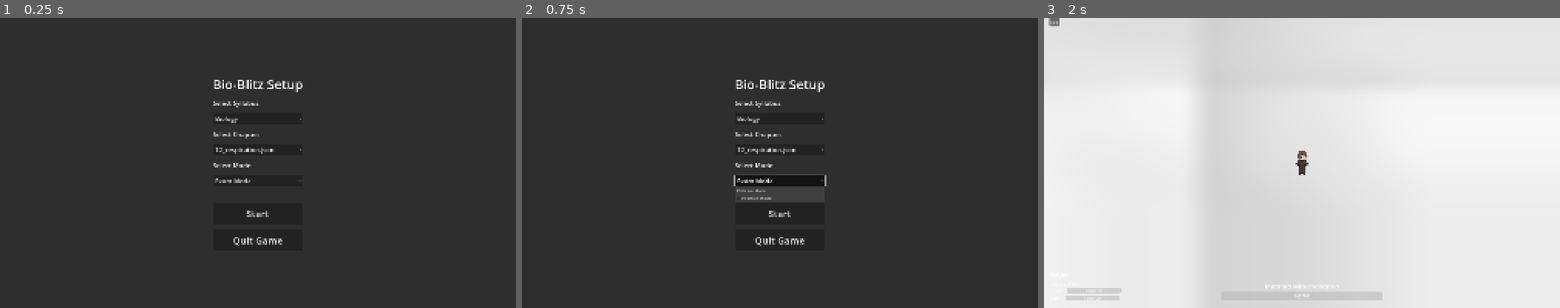
Above: before the commit, frames 1-3 (left to right).
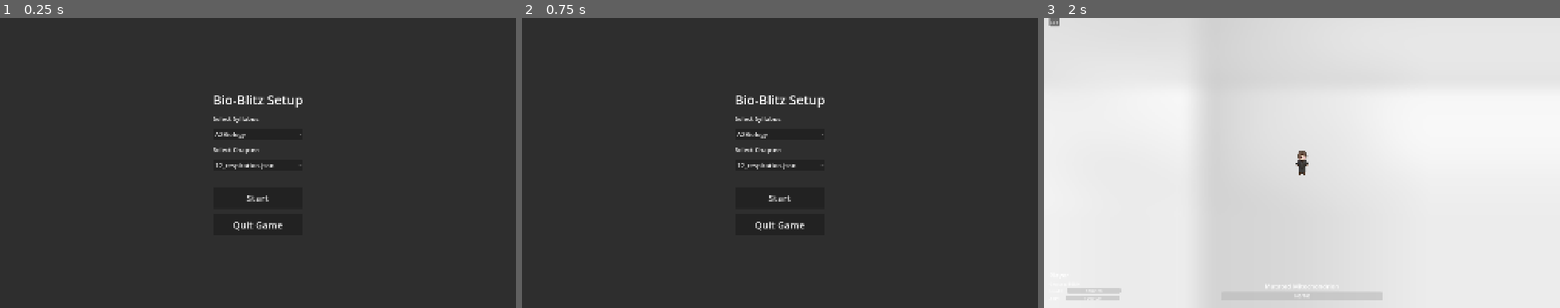
Above: after the commit, the same moments.

Repository: liup215/UnchartedLife
Game: Godot game, scene res://features/bio_blitz/bio_blitz_selection.tscn
Same seed, same stepped clock (60 frames per second), same inputs: the game is played once before the commit and once after it. Sound files missing from this copy of the repository are replaced by a short silence.
Inputs (mouse positions are in pixels of both pictures, inside the frame that each line leads up to):
- Up to frame 1 (0.25 s): no input
- Up to frame 2 (0.75 s): click (780, 180) at 0.5 s, where only the run before the commit has a clickable "Exam Mode"
- Up to frame 3 (2 s): click "Start" at 1.25 s

The runs differ from the first frame. In frame 1, 1.5% of the frame differs, in the area x 41-59%, y 21-79%; in frame 2, 2.8%; in frame 3, nothing differs.

Commit message:
Refactor Bio Blitz selection and battle scenes
- Updated `bio_blitz_battle.tscn` to set process mode for VictoryPanel and ExitButton.
- Changed chapter paths in `bio_blitz_selection.gd` to reflect new syllabus structure.
- Removed mode selection UI elements from `bio_blitz_selection.tscn`.
- Added new question bank for A2 Biology on respiration with extensive question set.

Diff:
--- a/features/bio_blitz/bio_blitz_battle.tscn
+++ b/features/bio_blitz/bio_blitz_battle.tscn
@@ -70,6 +70,7 @@
 size_flags_vertical = 3
 
 [node name="VictoryPanel" type="PanelContainer" parent="QuizHUD"]
+process_mode = 3
 visible = false
 anchors_preset = 8
 anchor_left = 0.5
@@ -107,5 +108,6 @@
 text = "Exit"
 
 [node name="ExitButton" type="Button" parent="QuizHUD"]
+process_mode = 3
 offset_left = 20.0
 text = "Exit"
--- a/features/bio_blitz/bio_blitz_selection.gd
+++ b/features/bio_blitz/bio_blitz_selection.gd
@@ -15,8 +15,8 @@
 # Boss Data Mapping
 # Map "Syllabus/Chapter.json" to BossData resources
 var chapter_boss_map: Dictionary = {
-	"Biology/cell_structure.json": preload("res://data/questions/bio_blitz_demo/boss_demo.tres"),
-	"Biology/12_respiration.json": preload("res://data/questions/bio_blitz_demo/boss_respiration.tres"),
+	"A2Biology/cell_structure.json": preload("res://data/questions/bio_blitz_demo/boss_demo.tres"),
+	"A2Biology/12_respiration.json": preload("res://data/questions/bio_blitz_demo/boss_respiration.tres"),
 	# Add more mappings here:
 	# "Math/fractions.json": preload("res://path/to/math_boss.tres"),
 }
@@ -25,11 +25,6 @@
 	start_button.pressed.connect(_on_start_pressed)
 	quit_button.pressed.connect(_on_quit_pressed)
 	syllabus_option.item_selected.connect(_on_syllabus_selected)
-
-# Setup Mode Option
-	mode_option.add_item("Exam Mode", 0)
-	mode_option.add_item("Practice Mode", 1)
-	mode_option.select(0)
 
 	load_syllabi()
 
@@ -113,12 +108,6 @@
 			battle_scene_instance.boss_data = chapter_boss_map[boss_map_key]
 			print("Loaded specific boss for chapter: " + boss_map_key)
 
-		# Set Game Mode
-		if "current_game_mode" in battle_scene_instance:
-			var selected_mode_index = mode_option.selected
-			# Assuming BioBlitzManager.GameMode enum: EXAM=0, PRACTICE=1
-			battle_scene_instance.current_game_mode = selected_mode_index
-
 		# Switch scene manually since we instantiated it
 		var root = get_tree().root
 		root.add_child(battle_scene_instance)
--- a/features/bio_blitz/bio_blitz_selection.tscn
+++ b/features/bio_blitz/bio_blitz_selection.tscn
@@ -58,15 +58,6 @@
 layout_mode = 2
 theme_override_font_sizes/font_size = 24
 
-[node name="ModeLabel" type="Label" parent="VBoxContainer"]
-layout_mode = 2
-theme_override_font_sizes/font_size = 24
-text = "Select Mode:"
-
-[node name="ModeOption" type="OptionButton" parent="VBoxContainer"]
-layout_mode = 2
-theme_override_font_sizes/font_size = 24
-
 [node name="Spacer" type="Control" parent="VBoxContainer"]
 custom_minimum_size = Vector2(0, 20)
 layout_mode = 2
Renamed: data/question_bank/Biology/12_respiration.json -> data/question_bank/A2Biology/12_respiration.json
